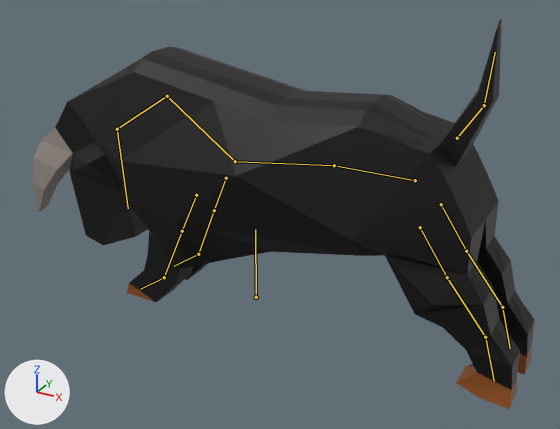
Renders of the Blender file misc/models/bull.blend from each side of a commit.
Camera for both pictures: a camera (50 mm lens) standing at (2.37, -3.97, 1.68) and looking at (0.18, 0.01, -0.3). Arrows for +X, +Y and +Z are at lower left; the lights stay in place. The bones that bend it are drawn over the model as lines.
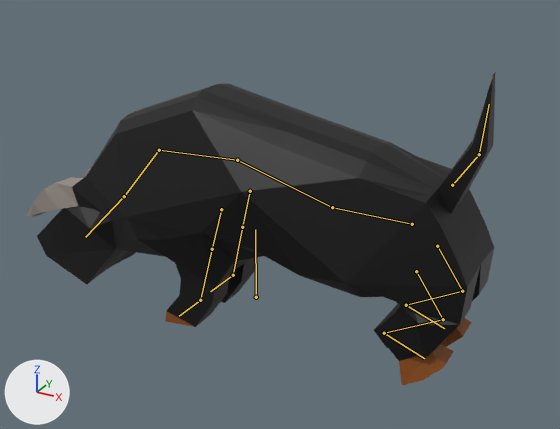
The newer file adds an action. The first version stands in its rest pose; the second is drawn at frame 20 of the action 'Collide'.

Location of each change, [x1, y1, x2, y2] in pixels of the pictures (560 x 429 px):
'Cube', posed (6% narrower, 20% shorter): before [33, 19, 535, 409]; after [26, 72, 496, 385]
bone 'Spine', root to tip: before (415, 180) to (334, 165); after (412, 224) to (332, 207)
bone 'Spine1', root to tip: before (334, 165) to (235, 161); after (332, 207) to (237, 160)
bone 'Spine2', root to tip: before (235, 161) to (167, 96); after (237, 160) to (159, 150)
bone 'Neck', root to tip: before (167, 96) to (117, 129); after (159, 150) to (124, 196)
bone 'Head', root to tip: before (117, 129) to (128, 208); after (124, 196) to (85, 237)
bone 'Shoulder.L', root to tip: before (226, 178) to (214, 210); after (250, 191) to (242, 227)
bone 'Shoulder.R', root to tip: before (196, 195) to (182, 231); after (221, 209) to (212, 249)
bone 'Calf.L', root to tip: before (466, 251) to (502, 307); after (462, 291) to (406, 305)
bone 'Foot.L', root to tip: before (502, 307) to (510, 348); after (406, 305) to (444, 328)
bone 'Calf.R', root to tip: before (447, 277) to (485, 337); after (443, 319) to (384, 333)
bone 'Foot.R', root to tip: before (485, 337) to (494, 381); after (384, 333) to (424, 358)

Diff of the bpy script that builds the scene:
```diff
--- a/misc/models/bull.blend.py
+++ b/misc/models/bull.blend.py
@@ bone_spine @@
 bone_spine = bpy.data.objects['Armature'].pose.bones['Spine']  # child of 'Root'
-bone_spine.location = (0.0, 0.0, 0.0)
+bone_spine.location = (0.0, 0.0, -0.271)
@@ bone_spine1 @@
 bone_spine1 = bpy.data.objects['Armature'].pose.bones['Spine1']  # child of 'Spine'
-bone_spine1.rotation_quaternion = (1.0, 0.0, 0.0, 0.0)  # degrees (0, 0, 0)
+bone_spine1.rotation_quaternion = (0.979, 0.202, 0.0, 0.0)  # degrees (23, 0, 0)
@@ bone_spine2 @@
 bone_spine2 = bpy.data.objects['Armature'].pose.bones['Spine2']  # child of 'Spine1'
-bone_spine2.rotation_quaternion = (1.0, 0.0, 0.0, 0.0)  # degrees (0, 0, 0)
+bone_spine2.rotation_quaternion = (0.859, -0.512, 0.0, 0.0)  # degrees (-62, 0, 0)
@@ bone_neck @@
 bone_neck = bpy.data.objects['Armature'].pose.bones['Neck']  # child of 'Spine2'
-bone_neck.rotation_quaternion = (1.0, 0.0, 0.0, 0.0)  # degrees (0, 0, 0)
+bone_neck.rotation_quaternion = (0.982, 0.187, 0.0, 0.0)  # degrees (22, 0, 0)
@@ bone_head @@
 bone_head = bpy.data.objects['Armature'].pose.bones['Head']  # child of 'Neck'
-bone_head.rotation_quaternion = (1.0, 0.0, 0.0, 0.0)  # degrees (0, 0, 0)
+bone_head.rotation_quaternion = (0.842, 0.54, 0.0, 0.0)  # degrees (65, 0, 0)
@@ bone_shoulder_l @@
 bone_shoulder_l = bpy.data.objects['Armature'].pose.bones['Shoulder.L']  # child of 'Spine2'
-bone_shoulder_l.rotation_quaternion = (1.0, 0.0, 0.0, 0.0)  # degrees (0, 0, 0)
+bone_shoulder_l.rotation_quaternion = (0.968, 0.251, 0.015, 0.005)  # degrees (29, 2, 1)
@@ bone_shoulder_r @@
 bone_shoulder_r = bpy.data.objects['Armature'].pose.bones['Shoulder.R']  # child of 'Spine2'
-bone_shoulder_r.rotation_quaternion = (1.0, 0.0, 0.0, 0.0)  # degrees (0, 0, 0)
+bone_shoulder_r.rotation_quaternion = (0.968, 0.251, -0.015, -0.005)  # degrees (29, -2, -1)
@@ bone_calf_l @@
 bone_calf_l = bpy.data.objects['Armature'].pose.bones['Calf.L']  # child of 'Leg.L'
-bone_calf_l.rotation_quaternion = (1.0, 0.0, 0.0, 0.0)  # degrees (0, 0, 0)
+bone_calf_l.rotation_quaternion = (0.65, 0.76, 0.0, 0.0)  # degrees (99, 0, 0)
@@ bone_foot_l @@
 bone_foot_l = bpy.data.objects['Armature'].pose.bones['Foot.L']  # child of 'Calf.L'
-bone_foot_l.rotation_quaternion = (1.0, 0.0, 0.0, 0.0)  # degrees (0, 0, 0)
+bone_foot_l.rotation_quaternion = (0.238, -0.971, 0.0, 0.0)  # degrees (-152, 0, 0)
@@ bone_calf_r @@
 bone_calf_r = bpy.data.objects['Armature'].pose.bones['Calf.R']  # child of 'Leg.R'
-bone_calf_r.rotation_quaternion = (1.0, 0.0, 0.0, 0.0)  # degrees (0, 0, 0)
+bone_calf_r.rotation_quaternion = (0.65, 0.76, 0.0, 0.0)  # degrees (99, 0, 0)
@@ bone_foot_r @@
 bone_foot_r = bpy.data.objects['Armature'].pose.bones['Foot.R']  # child of 'Calf.R'
-bone_foot_r.rotation_quaternion = (1.0, 0.0, 0.0, 0.0)  # degrees (0, 0, 0)
+bone_foot_r.rotation_quaternion = (0.238, -0.971, 0.0, 0.0)  # degrees (-152, 0, 0)
```
